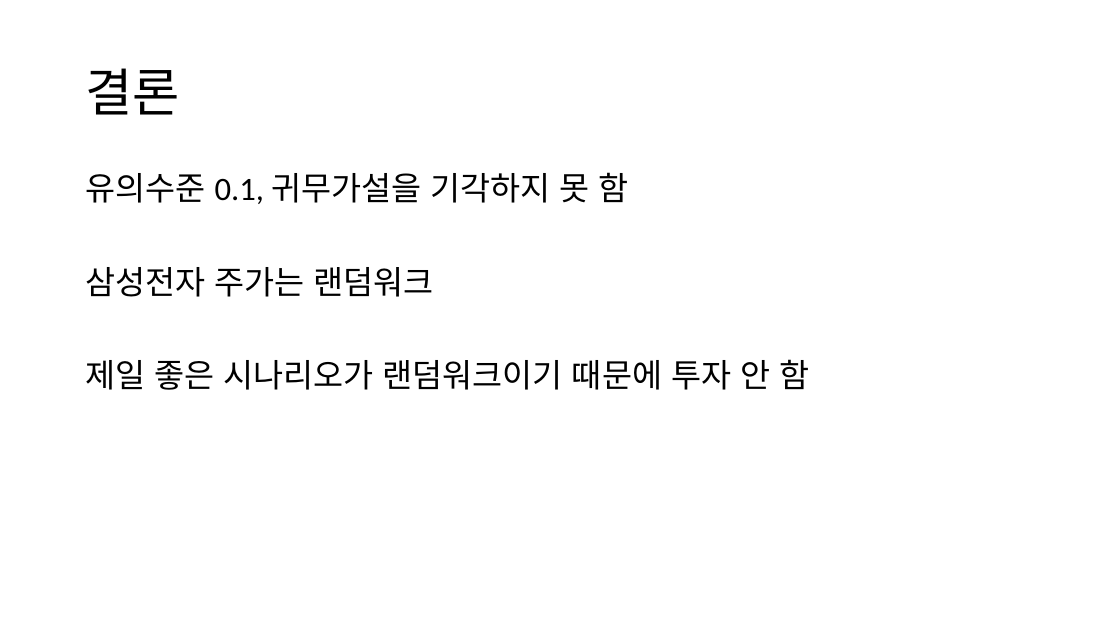
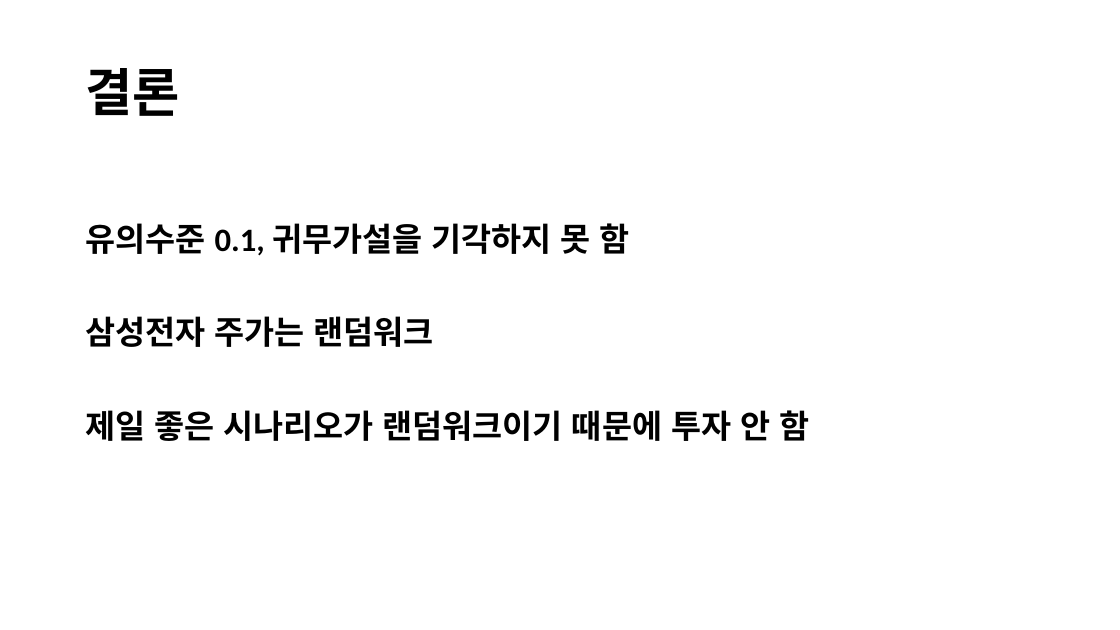
Before and after one commit to DaeguDude/bigdata, a slide deck: slide 12 of bigdata/파이널프로젝트ppt.pptx (slide 10 before the commit). Drawn at 1120x630 pixels with LibreOffice and Linux fonts; fonts in the diff are those of the drawing. Boxes give left, top, right and bottom in pixels: in the first picture for what was removed or moved away, otherwise in the second. Text is boxed around its words. In the diff, an @@ line names an element or a change of style, - is before the commit and + after.

```diff
--- a/bigdata/파이널프로젝트ppt.pptx
+++ b/bigdata/파이널프로젝트ppt.pptx
@@ title "결론" at box(85, 68, 179, 116): bold on @@
@@ text "유의수준 0.1, 귀무가설을 기각하지 못 ..." at box(85, 223, 809, 441): bold on @@
```
Also in this commit, not shown: 8 other slides changed, 3 slides added, 9 other files.
